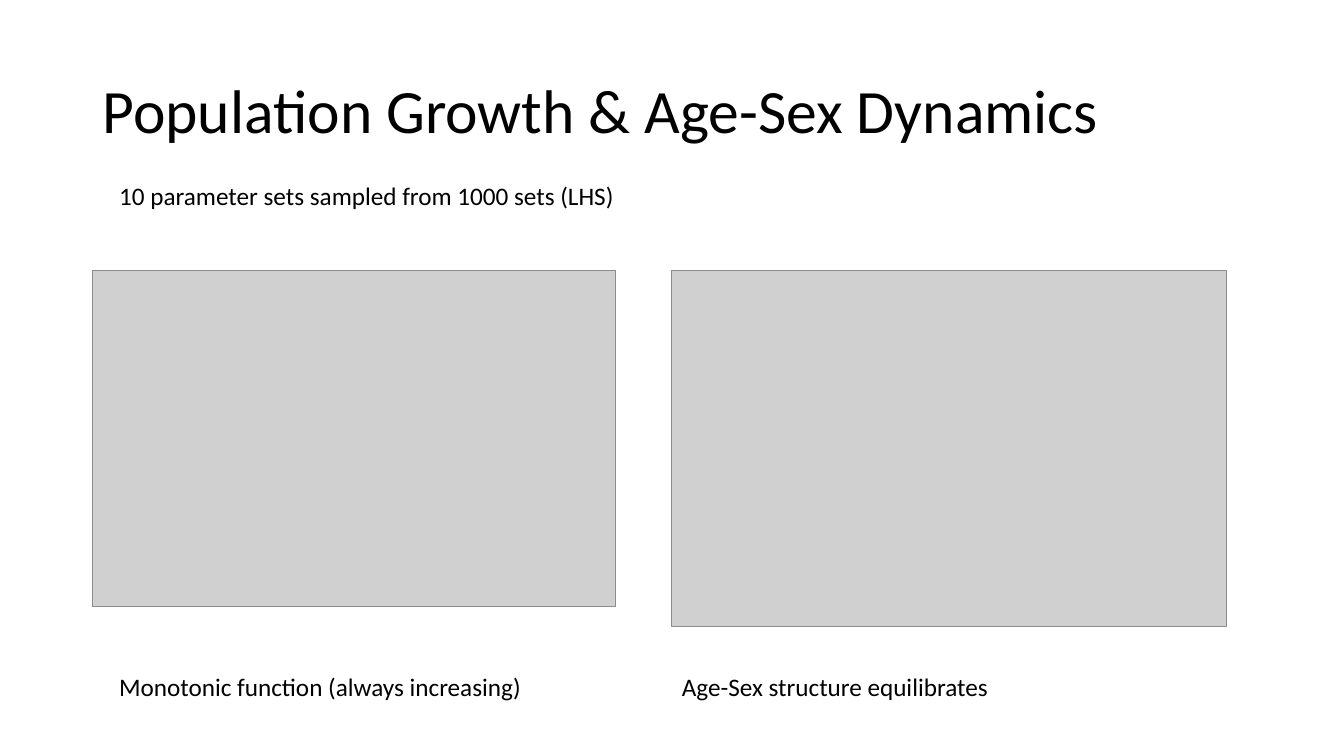
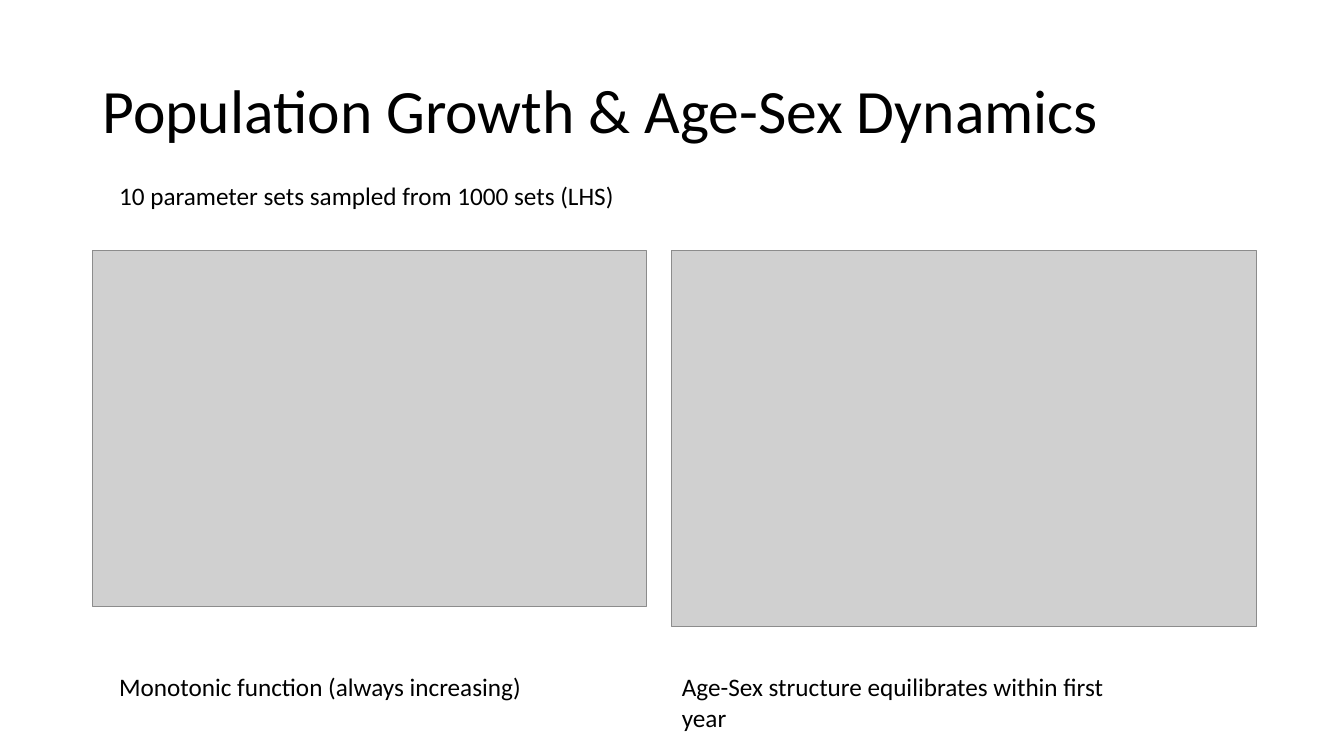
Before and after one commit to BethSavagar/demographic_model_1, a slide deck: slide 9 of presentations/profile-validation/lesnoff.pptx (slide 8 before the commit). Drawn at 1344x756 pixels with LibreOffice and Linux fonts; fonts in the diff are those of the drawing; grey boxes stand for pictures. Boxes give left, top, right and bottom in pixels: in the first picture for what was removed or moved away, otherwise in the second. Text is boxed around its words. In the diff, an @@ line names an element or a change of style, - is before the commit and + after.

```diff
--- a/presentations/profile-validation/lesnoff.pptx
+++ b/presentations/profile-validation/lesnoff.pptx
@@ picture: place and size @@
-picture at (93,270,616,606)
+picture at (93,251,647,607)
@@ picture: place and size @@
-picture at (673,270,1227,626)
+picture at (673,251,1257,627)
@@ text at (682,678,1103,731): text changed @@
-Age-Sex structure equilibrates
+Age-Sex structure equilibrates within first year
```
Also in this commit, not shown: 11 other slides changed, 3 slides added, 4 other files.
